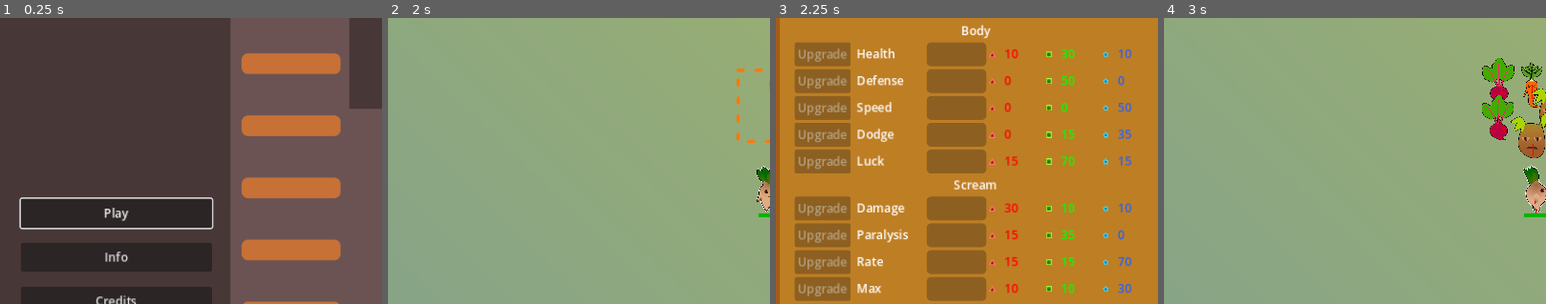
Above: before the commit, frames 1-4 (left to right).
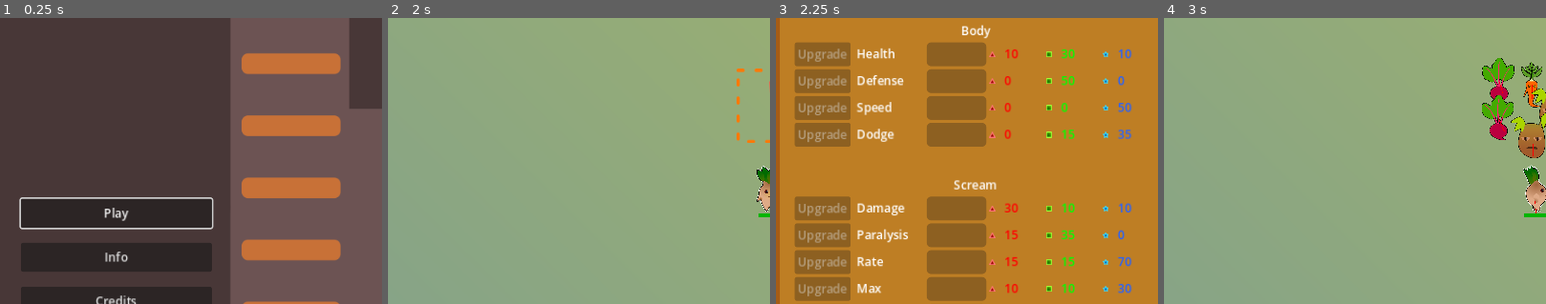
Above: after the commit, the same moments.

Repository: Zereijin/GGJ2023
Game: Godot game, scene res://main_menu/main_menu.tscn
Same seed, same stepped clock (60 frames per second), same inputs: the game is played once before the commit and once after it. Sound files missing from this copy of the repository are replaced by a short silence.
Inputs (mouse positions are % of the whole screen's width and height, from its top left):
- Up to frame 1 (0.25 s): no input
- Up to frame 2 (2 s): click "Play" at 0.5 s; click "Sound (M)" at 1.25 s
- Up to frame 3 (2.25 s): tap Enter at 2 s; move the mouse to (72, 45) at 2.02 s; hold D (right) from 2.03 s (still down); hold Space (shop) from 2.03 s (still down)
- Up to frame 4 (3 s): release D (right) at 2.75 s; release Space (shop) at 2.75 s; click "Leave Shop" at 2.75 s
The pictures show only the part of the screen within x 0-50%, y 18-68%; the shares and areas given below are measured in that part.

Frames 1-2 are identical in both runs. In frame 3, 2.9% of the frame differs, in the area x 5-94%, y 46-55%; in frame 4, nothing differs.

Commit message:
Remove luck

Diff:
--- a/main_menu/main_menu.tscn
+++ b/main_menu/main_menu.tscn
@@ -214,8 +214,7 @@
 [b]Health:[/b] increase max HP
 [b]Defense:[/b] take less damage
 [b]Speed:[/b] move faster
-[b]Dodge:[/b] raise chance of taking no damage from a hit
-[b]Luck:[/b] more gem drops"
+[b]Dodge:[/b] raise chance of taking no damage from a hit"
 autowrap_mode = 2
 
 [node name="InfoLabel2" type="RichTextLabel" parent="MainMenuControl/InfoPanel/MarginContainer/VBoxContainer/HBoxContainer"]
--- a/shop/shop_panel.gd
+++ b/shop/shop_panel.gd
@@ -6,7 +6,7 @@
 @onready var defenseStatContainer : ShopStatContainer = $PanelContainer/MarginContainer/VBoxContainer/GridContainer/BodyVBoxContainer/DefenseStatContainer
 @onready var movementSpeedStatContainer : ShopStatContainer = $PanelContainer/MarginContainer/VBoxContainer/GridContainer/BodyVBoxContainer/MovementSpeedStatContainer
 @onready var dodgeStatContainer : ShopStatContainer = $PanelContainer/MarginContainer/VBoxContainer/GridContainer/BodyVBoxContainer/DodgeStatContainer
-@onready var luckStatContainer : ShopStatContainer = $PanelContainer/MarginContainer/VBoxContainer/GridContainer/BodyVBoxContainer/LuckStatContainer
+#@onready var luckStatContainer : ShopStatContainer = $PanelContainer/MarginContainer/VBoxContainer/GridContainer/BodyVBoxContainer/LuckStatContainer
 @onready var projectileDamageStatContainer : ShopStatContainer = $PanelContainer/MarginContainer/VBoxContainer/GridContainer/GunVBoxContainer/ProjectileDamageStatContainer
 @onready var projectileAttackSpeedStatContainer : ShopStatContainer = $PanelContainer/MarginContainer/VBoxContainer/GridContainer/GunVBoxContainer/AttackSpeedStatContainer
 @onready var projectileCritChanceStatContainer : ShopStatContainer = $PanelContainer/MarginContainer/VBoxContainer/GridContainer/GunVBoxContainer/CritStatContainer
@@ -48,7 +48,7 @@
 	defenseStatContainer.set_level(player.defense_level)
 	movementSpeedStatContainer.set_level(player.movement_speed_level)
 	dodgeStatContainer.set_level(player.dodge_level)
-	luckStatContainer.set_level(player.luck_level)
+	#luckStatContainer.set_level(player.luck_level)
 	projectileDamageStatContainer.set_level(player.projectile_damage_level)
 	projectileAttackSpeedStatContainer.set_level(player.projectile_attack_speed_level)
 	projectileCritChanceStatContainer.set_level(player.projectile_crit_chance_level)
@@ -64,7 +64,7 @@
 	defenseStatContainer.set_enabled(player.can_afford(defenseStatContainer.get_cost()))
 	movementSpeedStatContainer.set_enabled(player.can_afford(movementSpeedStatContainer.get_cost()))
 	dodgeStatContainer.set_enabled(player.can_afford(dodgeStatContainer.get_cost()))
-	luckStatContainer.set_enabled(player.can_afford(luckStatContainer.get_cost()))
+	#luckStatContainer.set_enabled(player.can_afford(luckStatContainer.get_cost()))
 	projectileDamageStatContainer.set_enabled(player.can_afford(projectileDamageStatContainer.get_cost()))
 	projectileAttackSpeedStatContainer.set_enabled(player.can_afford(projectileAttackSpeedStatContainer.get_cost()))
 	projectileCritChanceStatContainer.set_enabled(player.can_afford(projectileCritChanceStatContainer.get_cost()))
@@ -100,10 +100,10 @@
 		update_shop_items()
 
 
-func _on_luck_upgrade_button_pressed():
-	if (player.try_to_buy(luckStatContainer.get_cost())):
-		player.luck_level += 1
-		update_shop_items()
+#func _on_luck_upgrade_button_pressed():
+#	if (player.try_to_buy(luckStatContainer.get_cost())):
+#		player.luck_level += 1
+#		update_shop_items()
 
 
 func _on_projectile_damage_upgrade_button_pressed():
--- a/shop/shop_panel.tscn
+++ b/shop/shop_panel.tscn
@@ -125,23 +125,6 @@
 [node name="BCostContainer" parent="PanelContainer/MarginContainer/VBoxContainer/GridContainer/BodyVBoxContainer/DodgeStatContainer/CostsContainer" index="2"]
 cost_icon = ExtResource("5_6fcpw")
 
-[node name="LuckStatContainer" parent="PanelContainer/MarginContainer/VBoxContainer/GridContainer/BodyVBoxContainer" instance=ExtResource("2_fqojv")]
-layout_mode = 2
-stat_name = "Luck"
-stat_level = 5
-upgrade_cost_r = Array[int]([15, 30, 45, 60, 75, 90, 105, 120, 135, 150])
-upgrade_cost_g = Array[int]([70, 140, 210, 280, 350, 420, 490, 560, 630, 700])
-upgrade_cost_b = Array[int]([15, 30, 45, 60, 75, 90, 105, 120, 135, 150])
-
-[node name="RCostContainer" parent="PanelContainer/MarginContainer/VBoxContainer/GridContainer/BodyVBoxContainer/LuckStatContainer/CostsContainer" index="0"]
-cost_icon = ExtResource("3_6pqwg")
-
-[node name="GCostContainer" parent="PanelContainer/MarginContainer/VBoxContainer/GridContainer/BodyVBoxContainer/LuckStatContainer/CostsContainer" index="1"]
-cost_icon = ExtResource("4_g50i0")
-
-[node name="BCostContainer" parent="PanelContainer/MarginContainer/VBoxContainer/GridContainer/BodyVBoxContainer/LuckStatContainer/CostsContainer" index="2"]
-cost_icon = ExtResource("5_6fcpw")
-
 [node name="GunVBoxContainer" type="VBoxContainer" parent="PanelContainer/MarginContainer/VBoxContainer/GridContainer"]
 layout_mode = 2
 
@@ -339,7 +322,6 @@
 [connection signal="pressed" from="PanelContainer/MarginContainer/VBoxContainer/GridContainer/BodyVBoxContainer/DefenseStatContainer/UpgradeButton" to="." method="_on_defense_upgrade_button_pressed"]
 [connection signal="pressed" from="PanelContainer/MarginContainer/VBoxContainer/GridContainer/BodyVBoxContainer/MovementSpeedStatContainer/UpgradeButton" to="." method="_on_movement_speed_upgrade_button_pressed"]
 [connection signal="pressed" from="PanelContainer/MarginContainer/VBoxContainer/GridContainer/BodyVBoxContainer/DodgeStatContainer/UpgradeButton" to="." method="_on_dodge_upgrade_button_pressed"]
-[connection signal="pressed" from="PanelContainer/MarginContainer/VBoxContainer/GridContainer/BodyVBoxContainer/LuckStatContainer/UpgradeButton" to="." method="_on_luck_upgrade_button_pressed"]
 [connection signal="pressed" from="PanelContainer/MarginContainer/VBoxContainer/GridContainer/GunVBoxContainer/ProjectileDamageStatContainer/UpgradeButton" to="." method="_on_projectile_damage_upgrade_button_pressed"]
 [connection signal="pressed" from="PanelContainer/MarginContainer/VBoxContainer/GridContainer/GunVBoxContainer/AttackSpeedStatContainer/UpgradeButton" to="." method="_on_projectile_attack_speed_upgrade_button_pressed"]
 [connection signal="pressed" from="PanelContainer/MarginContainer/VBoxContainer/GridContainer/GunVBoxContainer/CritStatContainer/UpgradeButton" to="." method="_on_projectile_crit_chance_upgrade_button_pressed"]
@@ -358,7 +340,6 @@
 [editable path="PanelContainer/MarginContainer/VBoxContainer/GridContainer/BodyVBoxContainer/DefenseStatContainer"]
 [editable path="PanelContainer/MarginContainer/VBoxContainer/GridContainer/BodyVBoxContainer/MovementSpeedStatContainer"]
 [editable path="PanelContainer/MarginContainer/VBoxContainer/GridContainer/BodyVBoxContainer/DodgeStatContainer"]
-[editable path="PanelContainer/MarginContainer/VBoxContainer/GridContainer/BodyVBoxContainer/LuckStatContainer"]
 [editable path="PanelContainer/MarginContainer/VBoxContainer/GridContainer/GunVBoxContainer/ProjectileDamageStatContainer"]
 [editable path="PanelContainer/MarginContainer/VBoxContainer/GridContainer/GunVBoxContainer/AttackSpeedStatContainer"]
 [editable path="PanelContainer/MarginContainer/VBoxContainer/GridContainer/GunVBoxContainer/CritStatContainer"]
